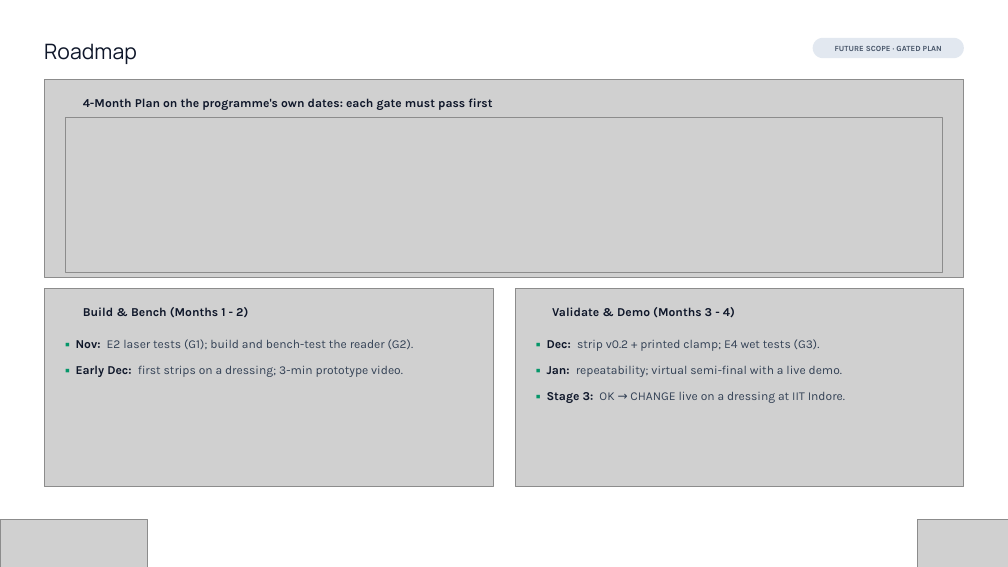
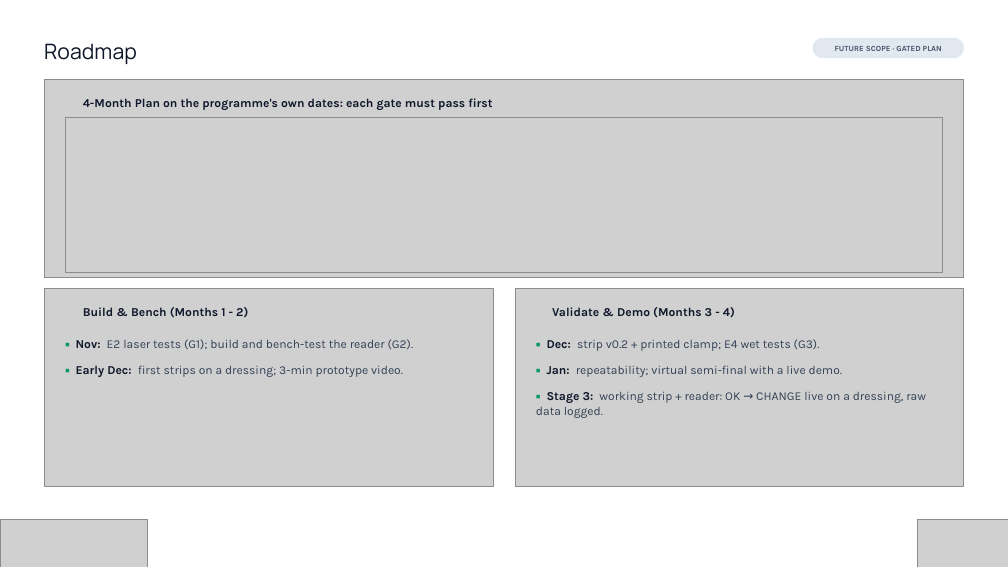
Before and after one commit to soham0777/dermasense-vishwakarma-2026, a slide deck: slide 15 of FINAL_SUBMISSION/Vishwakarma_Stage2_Final.pptx (slide 14 before the commit). Drawn at 1008x567 pixels with LibreOffice and Linux fonts; fonts in the diff are those of the drawing; grey boxes stand for pictures; background and template pictures are left out. Boxes give left, top, right and bottom in pixels: in the first picture for what was removed or moved away, otherwise in the second. Text is boxed around its words. In the diff, an @@ line names an element or a change of style, - is before the commit and + after.

```diff
--- a/FINAL_SUBMISSION/Vishwakarma_Stage2_Final.pptx
+++ b/FINAL_SUBMISSION/Vishwakarma_Stage2_Final.pptx
@@ text at (536, 392, 926, 418): text changed @@
-▪ Stage 3: OK → CHANGE live on a dressing at IIT Indore.
+▪ Stage 3: working strip + reader: OK → CHANGE live on a dressing, raw data logged.
```
Also in this commit, not shown: 13 other slides changed, 1 slide added, 30 other files.
